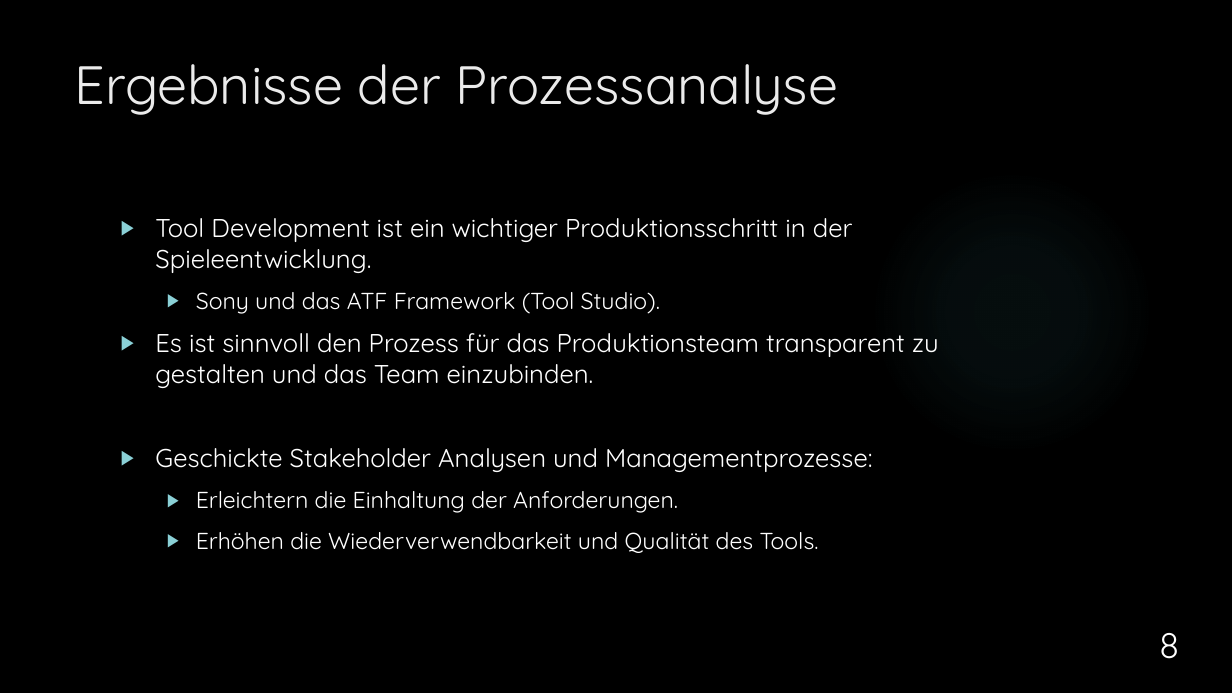
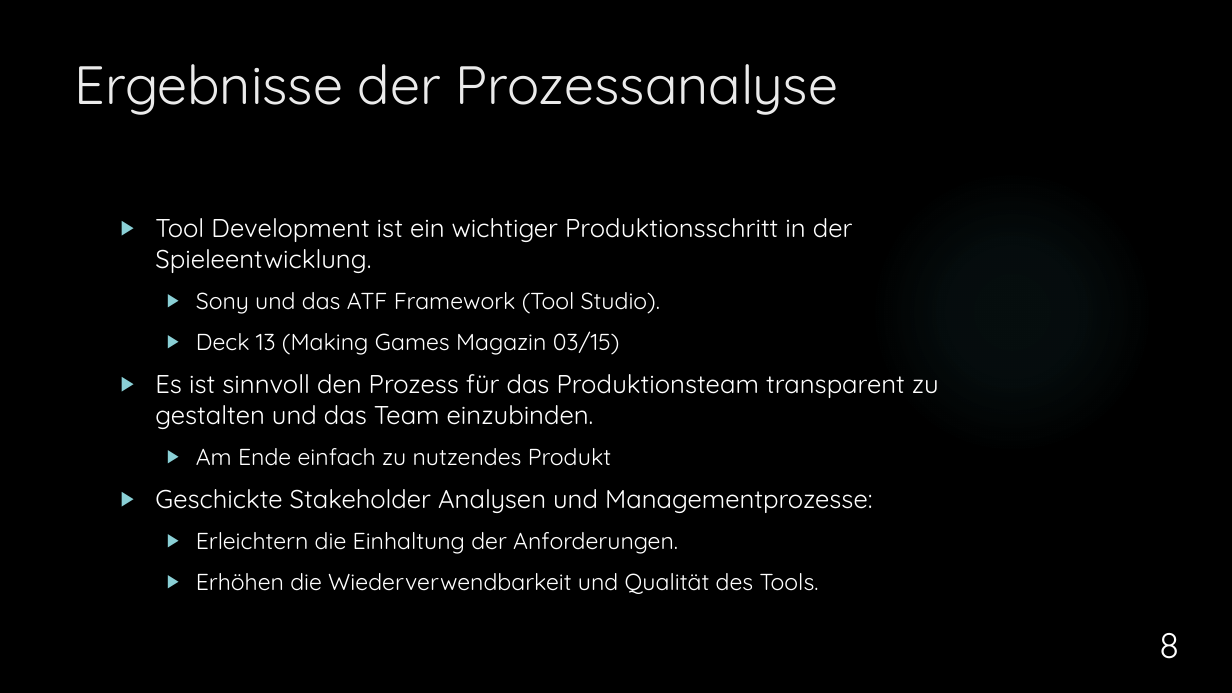
Before and after one commit to dNovel/MasterThesisWS1415, a slide deck: slide 8 of Disputation/Praesentation_DominikSteffen.pptx. Drawn at 1232x693 pixels with LibreOffice and Linux fonts; fonts in the diff are those of the drawing; background and template pictures are left out. Boxes give left, top, right and bottom in pixels: in the first picture for what was removed or moved away, otherwise in the second. Text is boxed around its words. In the diff, an @@ line names an element or a change of style, - is before the commit and + after.

```diff
--- a/Disputation/Praesentation_DominikSteffen.pptx
+++ b/Disputation/Praesentation_DominikSteffen.pptx
@@ text at <box>196,331,620,355</box>: paragraph added @@
+  ▶ Deck 13 (Making Games Magazin 03/15)
@@ text at <box>196,448,611,466</box>: paragraph added @@
+  ▶ Am Ende einfach zu nutzendes Produkt
```
Also in this commit, not shown: 7 other slides changed, 1 slide added.
